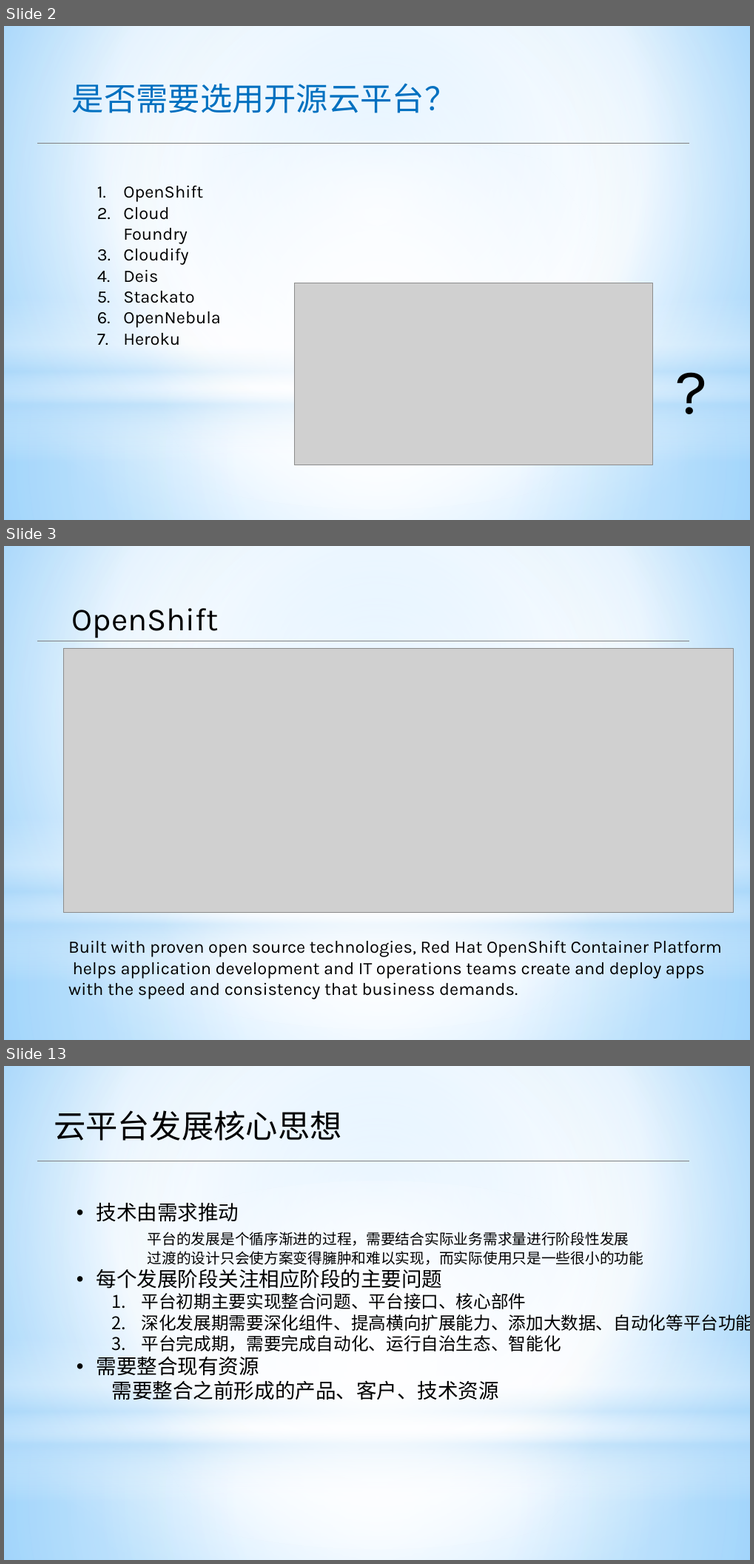
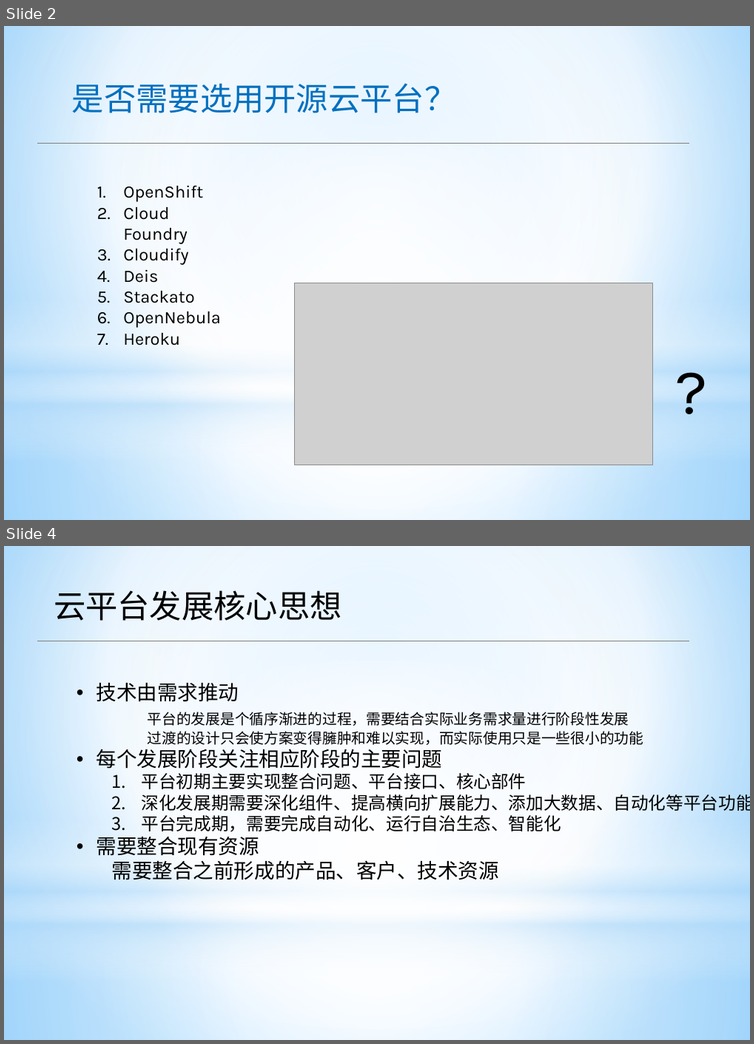
Before and after one commit to apporoad/DesignAndScheme2017, a slide deck: c云服务架构/Paas架构设计.pptx. Shown one above the other, each under a label of ours: slides 2, 3 and 13 before the commit, slides 2 and 4 after it; the slides between them are not shown. The pictures are 754x1564 and 754x1044 pixels, drawn with LibreOffice and Linux fonts; fonts in the diff are those of the drawing; grey boxes stand for pictures. Boxes give left, top, right and bottom in pixels: in the first picture for what was removed or moved away, otherwise in the second. Text is boxed around its words. In the diff, an @@ line names an element or a change of style, - is before the commit and + after.

```diff
--- a/c云服务架构/Paas架构设计.pptx
+++ b/c云服务架构/Paas架构设计.pptx
@@ slide 3 removed at (4, 546, 750, 1040), background gradient #9ED5FF to #FFFFFF to #5BB9FF; not listed: 4 template elements that a slide beside it also shows @@
@@ text removed at (72, 608, 219, 638) @@
-OpenShift
@@ line removed from (37, 641) to (689, 641) @@
@@ picture removed at (63, 649, 733, 913) @@
@@ text removed at (68, 940, 722, 1000) @@
-Built with proven open source technologies, Red Hat OpenShift Container Platform
-helps application development and IT operations teams create and deploy apps
-with the speed and consistency that business demands.
@@ what was slide 13 is now slide 4 @@
```
Also in this commit, not shown: 8 slides changed, 1 slide added, 11 other slides removed, 5 other files.
